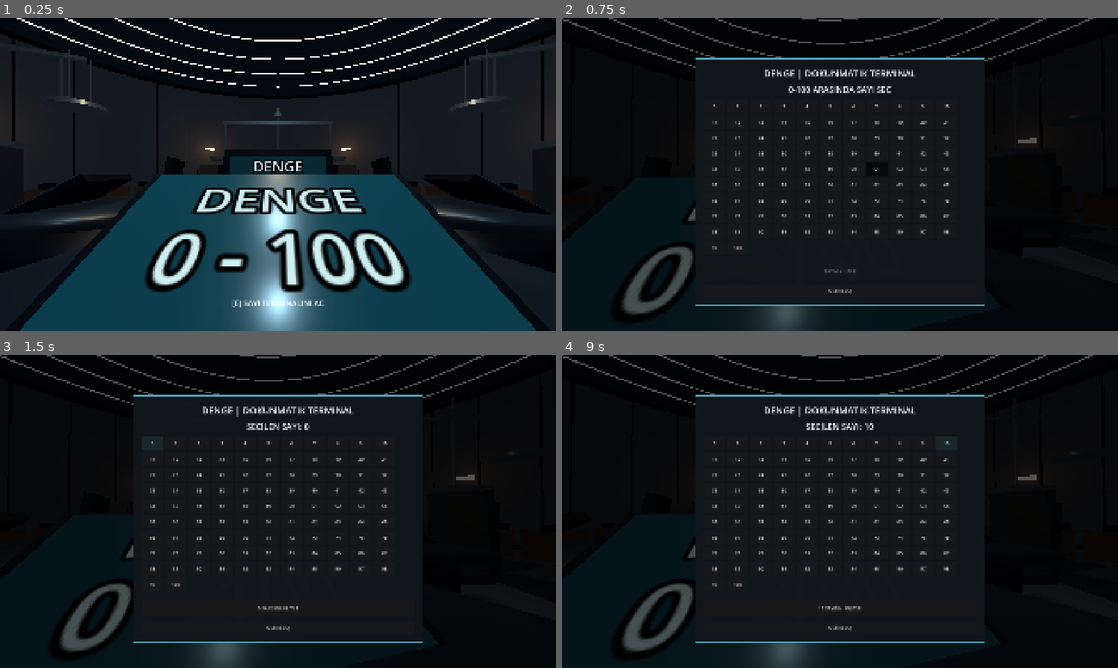
Above: before the commit, frames 1-4 (two rows, left to right).
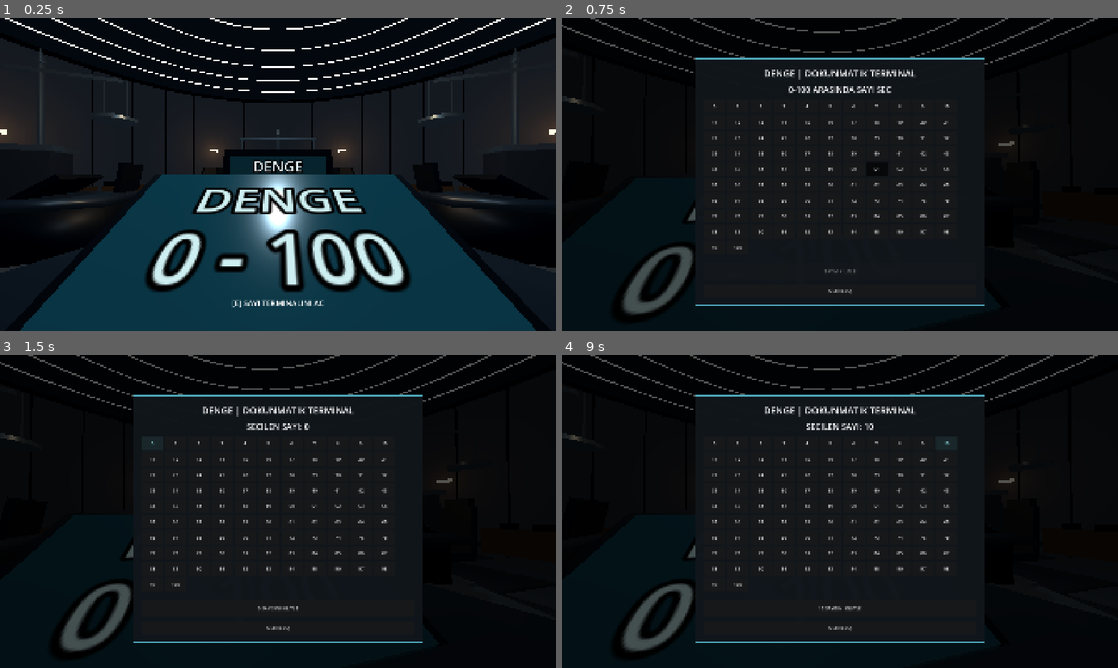
Above: after the commit, the same moments.

Repository: SerkanAydin06/DENGE
Game: Godot game, scene res://scenes/game_room.tscn
Same seed, same stepped clock (60 frames per second), same inputs: the game is played once before the commit and once after it.
Inputs (mouse positions are in pixels of both pictures, inside the frame that each line leads up to):
- Up to frame 1 (0.25 s): no input
- Up to frame 2 (0.75 s): tap Enter at 0.5 s; move the mouse to (867, 174) at 0.52 s; tap E at 0.6 s; click (867, 174) at 0.67 s
- Up to frame 3 (1.5 s): click "0" at 1.25 s
- Up to frame 4 (9 s): click "1" at 2 s; click "2" at 2.75 s; click "3" at 3.5 s; click "4" at 4.25 s; click "5" at 5 s; click "6" at 5.75 s; click "7" at 6.5 s; click "8" at 7.25 s; click "9" at 8 s; click "10" at 8.75 s

The runs differ from the first frame. In frame 1, 13% of the frame differs, in the area x 0-100%, y 0-100%; in frame 2, 2.5%; in frame 3, 2.5%; in frame 4, 2.5%.

Commit message:
Space five player chairs and close touch desks evenly around larger center

Diff:
--- a/scenes/game_room.tscn
+++ b/scenes/game_room.tscn
@@ -26,27 +26,27 @@
 position = Vector3(0, 0.6, 0)
 
 [node name="PlayerStation_1" parent="Arena" instance=ExtResource("4_station")]
-position = Vector3(0, 0, 2.95)
+position = Vector3(0, 0, 4.25)
 rotation_degrees = Vector3(0, 0, 0)
 player_number = 1
 
 [node name="PlayerStation_2" parent="Arena" instance=ExtResource("4_station")]
-position = Vector3(2.80562, 0, 0.9116)
+position = Vector3(4.04199, 0, 1.31332)
 rotation_degrees = Vector3(0, 72, 0)
 player_number = 2
 
 [node name="PlayerStation_3" parent="Arena" instance=ExtResource("4_station")]
-position = Vector3(1.73397, 0, -2.3866)
+position = Vector3(2.49809, 0, -3.43832)
 rotation_degrees = Vector3(0, 144, 0)
 player_number = 3
 
 [node name="PlayerStation_4" parent="Arena" instance=ExtResource("4_station")]
-position = Vector3(-1.73397, 0, -2.3866)
+position = Vector3(-2.49809, 0, -3.43832)
 rotation_degrees = Vector3(0, 216, 0)
 player_number = 4
 
 [node name="PlayerStation_5" parent="Arena" instance=ExtResource("4_station")]
-position = Vector3(-2.80562, 0, 0.9116)
+position = Vector3(-4.04199, 0, 1.31332)
 rotation_degrees = Vector3(0, 288, 0)
 player_number = 5
 
@@ -101,7 +101,7 @@
 omni_range = 9.0
 
 [node name="PlayerCamera" type="Camera3D" parent="."]
-position = Vector3(0, 1.83, 2.95)
+position = Vector3(0, 1.83, 4.25)
 current = true
 fov = 77.0
 
